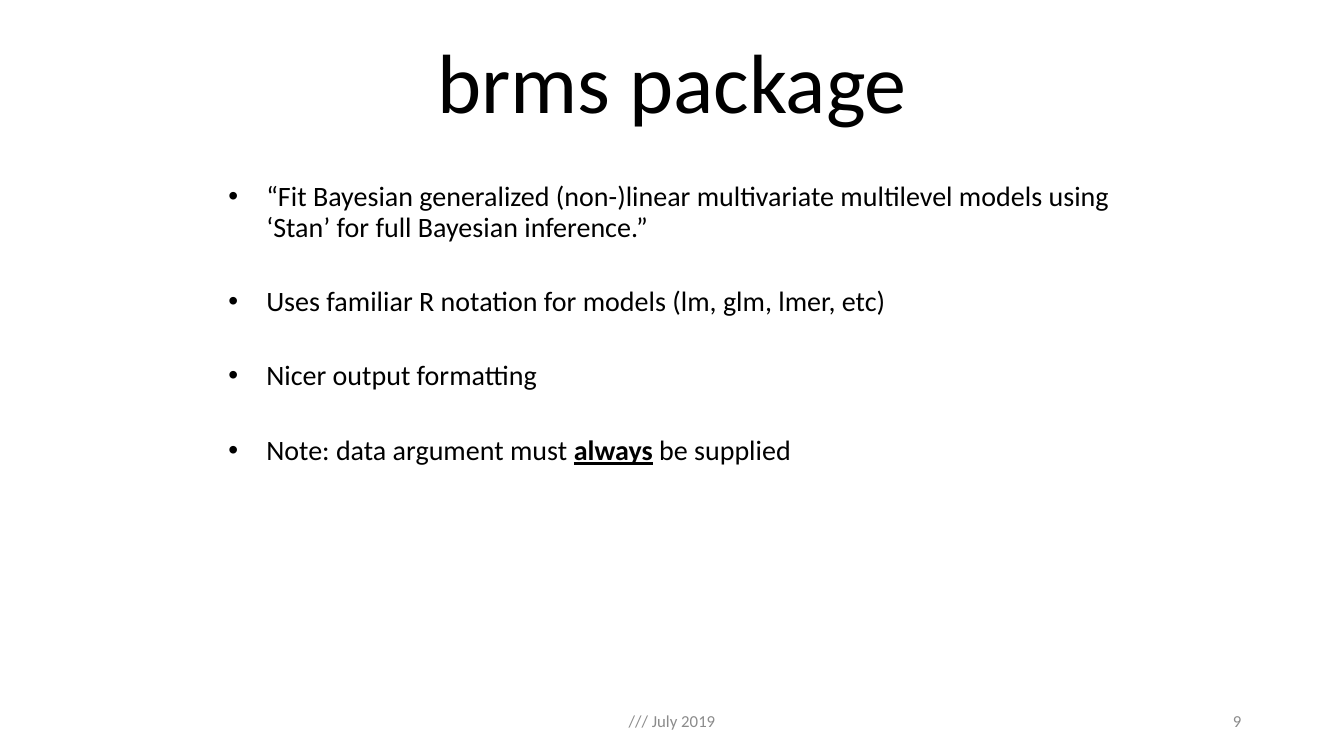
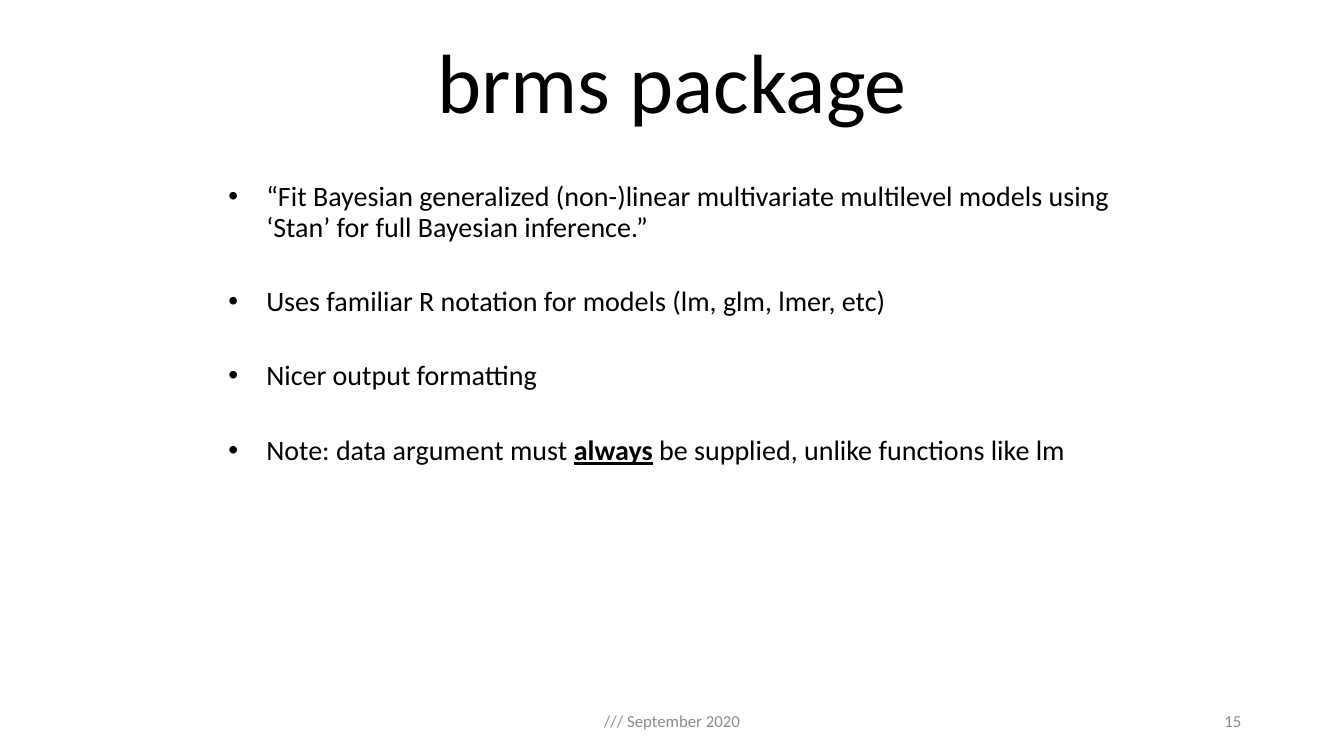
Before and after one commit to ilaga/RStan-Workshop, a slide deck: slide 15 of rstan_pp.pptx (slide 9 before the commit). Drawn at 1344x756 pixels with LibreOffice and Linux fonts; fonts in the diff are those of the drawing. Boxes give left, top, right and bottom in pixels: in the first picture for what was removed or moved away, otherwise in the second. Text is boxed around its words. In the diff, an @@ line names an element or a change of style, - is before the commit and + after.

```diff
--- a/rstan_pp.pptx
+++ b/rstan_pp.pptx
@@ subtitle at (266, 440, 1065, 465): text changed @@
-  • Note: data argument must always be supplied
+  • Note: data argument must always be supplied, unlike functions like lm
@@ text at (627, 715, 740, 730): text changed @@
-/// July 2019
+/// September 2020
@@ page number at (1224, 716, 1241, 727): text changed @@
-9
+15
```
Also in this commit, not shown: 10 other slides changed, 6 slides added, 1 other file.
